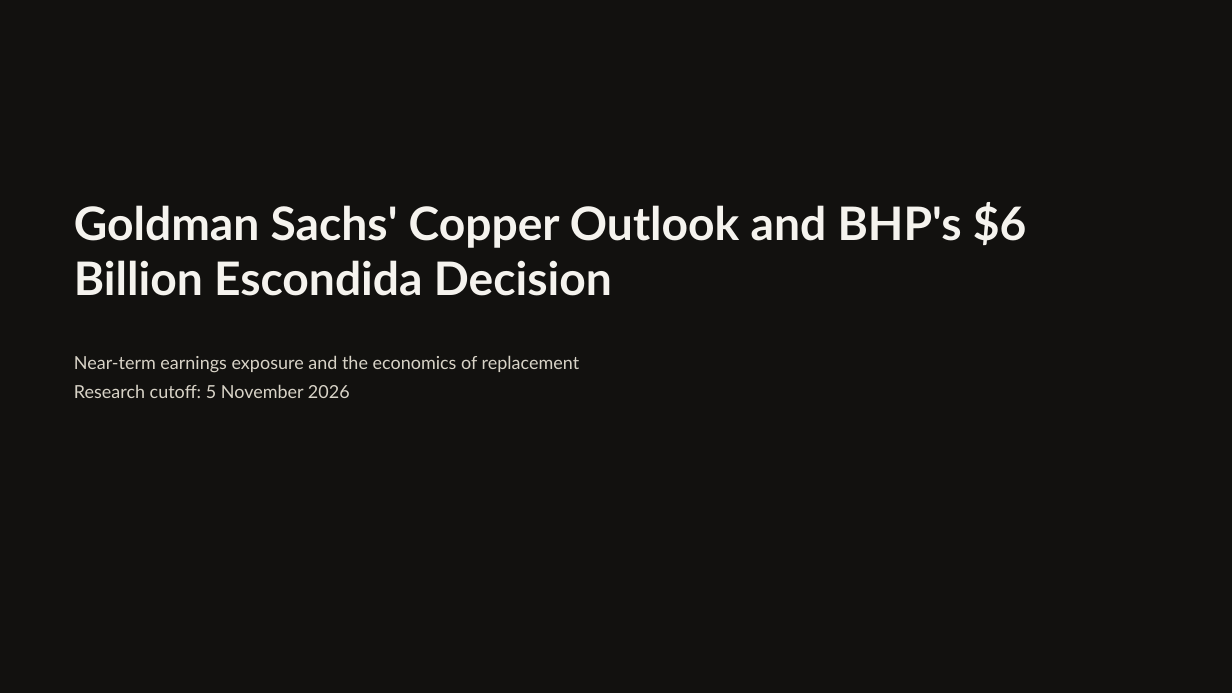
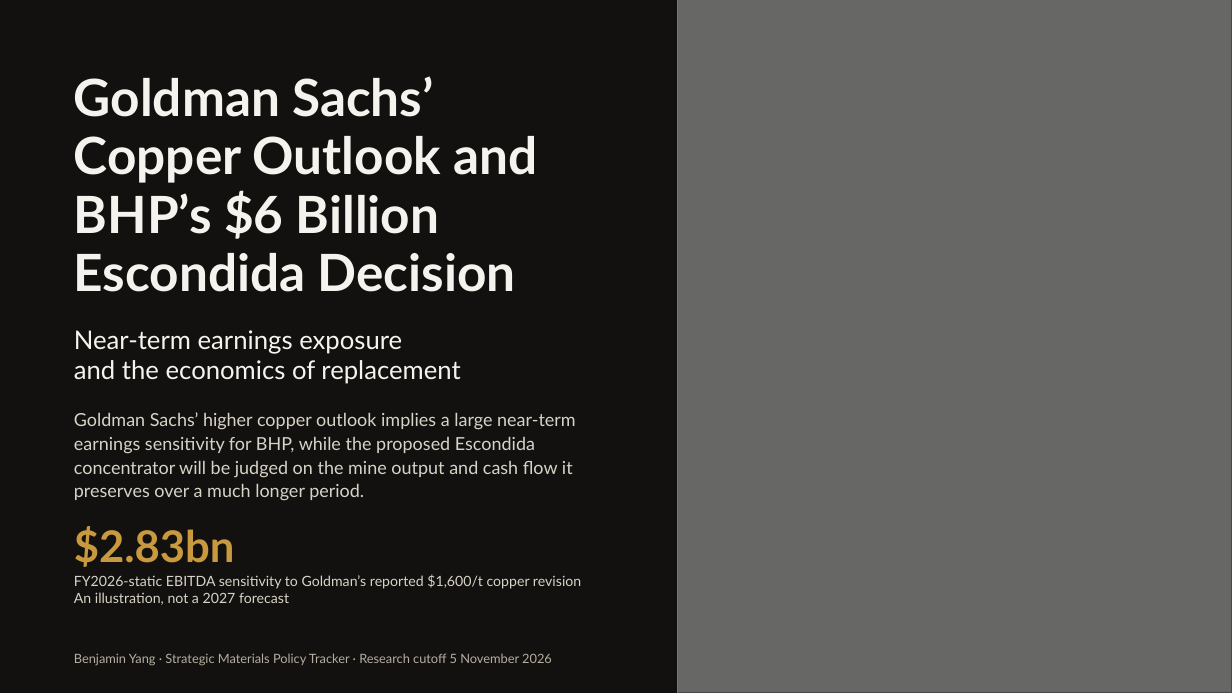
Before and after one commit to VSSpowerlifting/strategic-materials-policy-tracker, a slide deck: slide 1 of public/research/fi002/executive-slides.pptx. Drawn at 1232x693 pixels with LibreOffice and Linux fonts; fonts in the diff are those of the drawing; grey boxes stand for pictures. Boxes give left, top, right and bottom in pixels: in the first picture for what was removed or moved away, otherwise in the second. Text is boxed around its words. In the diff, an @@ line names an element or a change of style, - is before the commit and + after.

```diff
--- a/public/research/fi002/executive-slides.pptx
+++ b/public/research/fi002/executive-slides.pptx
@@ picture added at (677, 0, 1232, 693) @@
@@ rectangle added at (677, 0, 1232, 693), fill #12110F at 55% opacity @@
@@ text at (74, 76, 537, 292): text changed; size 36 to 40 pt @@
-Goldman Sachs' Copper Outlook and BHP's $6 Billion Escondida Decision
+Goldman Sachs’
+Copper Outlook and
+BHP’s $6 Billion
+Escondida Decision
@@ text at (74, 330, 460, 384): text changed; size 14 to 20 pt; text colour #D8D3C7 to #F5F3EE @@
-Near-term earnings exposure and the economics of replacement
-Research cutoff: 5 November 2026
+Near-term earnings exposure
+and the economics of replacement
@@ text added at (74, 412, 576, 501), 14 pt, text #D8D3C7 @@
+Goldman Sachs’ higher copper outlook implies a large near-term earnings sensitivity for BHP, while the proposed Escondida concentrator will be judged on the mine output and cash flow it preserves over a much longer period.
@@ text added at (74, 526, 235, 567), 34 pt, text #C8993E, bold @@
+$2.83bn
@@ text added at (74, 574, 581, 605), 11 pt, text #D8D3C7 @@
+FY2026-static EBITDA sensitivity to Goldman’s reported $1,600/t copper revision
+An illustration, not a 2027 forecast
@@ text added at (74, 653, 552, 666), 10 pt, text #B5AE9F @@
+Benjamin Yang · Strategic Materials Policy Tracker · Research cutoff 5 November 2026
```
Also in this commit, not shown: 29 other files.
